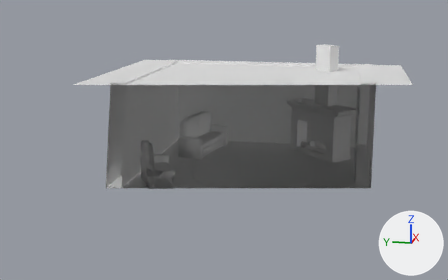
What one commit did to the Blender file Assets/Models/Room-RoomModel/Room-RoomModel.blend.
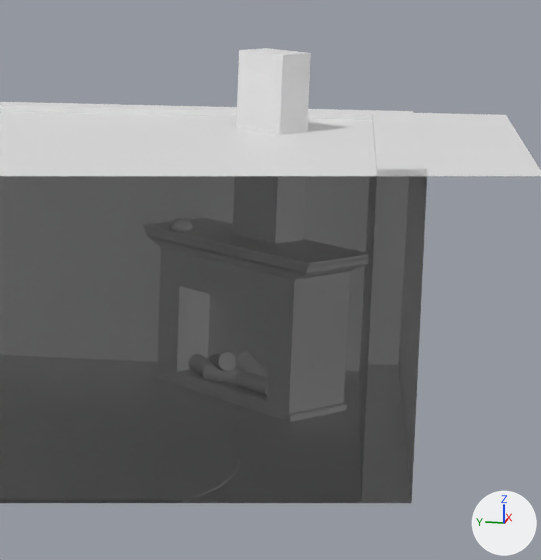
Old and new are each drawn whole from a camera (50 mm lens) standing at (-34.07, -6.52, 10.46) and looking at (-0.48, 0.2, 2.06) and again close up on the part from 54% to 92% of the width and 10% to 74% of the height. Every picture has the same lights, and +X, +Y and +Z are marked at lower right. Everything nearer to the camera than a plane just in front of the edit is cut away.

Script lines for the objects in view, before the commit:
```python
me_cylinder = bpy.data.meshes.new('Cylinder')
me_cylinder.from_pydata(...)  # 1380 vertices, 1380 faces; spans x -1.01..1.01, y -1.01..1.01, z -1.02..0.04
me_cylinder.polygons.foreach_set('use_smooth', [True] * 1380)
me_plane_003 = bpy.data.meshes.new('Plane.003')
me_plane_003.from_pydata(...)  # 392 vertices, 240 faces; spans x -0.33..0.33, y -0.11..0.11, z 0.0..2.54
me_plane_004 = bpy.data.meshes.new('Plane.004')
me_plane_004.from_pydata([(-8.8, 7.9, 5.4), (9.1, 7.9, 5.4), (-8.8, -10.0, 5.4), (9.1, -10.0, 5.4)], [], [(0, 1, 3, 2)])
ob_bell = bpy.data.objects.new('Bell', me_cylinder)
ob_bell.location = (6.06, -3.41, 3.48)
ob_bell.scale = (0.237, 0.237, 0.237)
ob_fireplace = bpy.data.objects.new('FirePlace', me_plane_003)
ob_fireplace.location = (5.28, -4.93, 0.0)
ob_fireplace.rotation_euler = (0.0, 0.0, 3.927)  # degrees (0, 0, 225)
ob_fireplace.scale = (7.34, 7.34, 2.73)
ob_plane = bpy.data.objects.new('Plane', me_plane_004)
ob_plane.location = (0.0, 0.0, 0.0)
# also in view: 'Walls' at (-0.01, -1.04, 2.76); 'Rug' at (0.12, -1.45, 0.05)
```
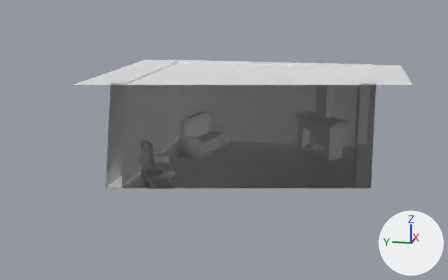
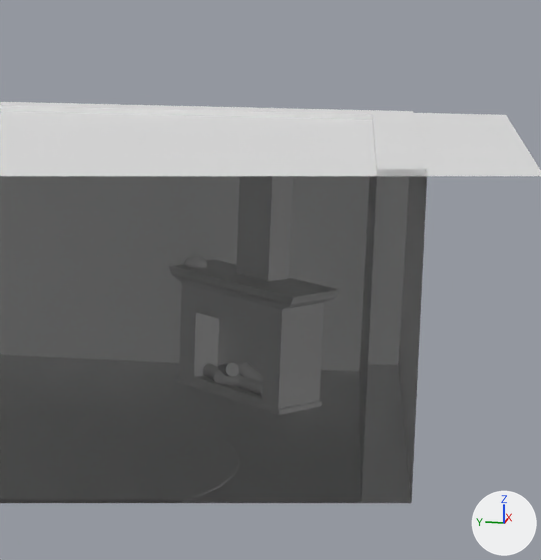
The newer file is also rescaled (x0.8), turned or shifted as a whole; pictures and numbers use the older file's frame.

Pixel boxes [x1, y1, x2, y2] of what changed, in the close-ups (541 x 560 px):
'FirePlace', rescaled
    before: [143, 48, 368, 422]
    after: [169, 176, 340, 415]
'Bell', moved
    before: [169, 217, 192, 231]
    after: [184, 254, 207, 268]

What the commit changed:
Object 'Bell' (ob_bell) moves from (6.06, -3.41, 3.48) to (6.14, -3.73, 2.7).
Object 'FirePlace' (ob_fireplace) is rescaled from (7.34, 7.34, 2.73) to (5.54, 5.54, 2.06).
